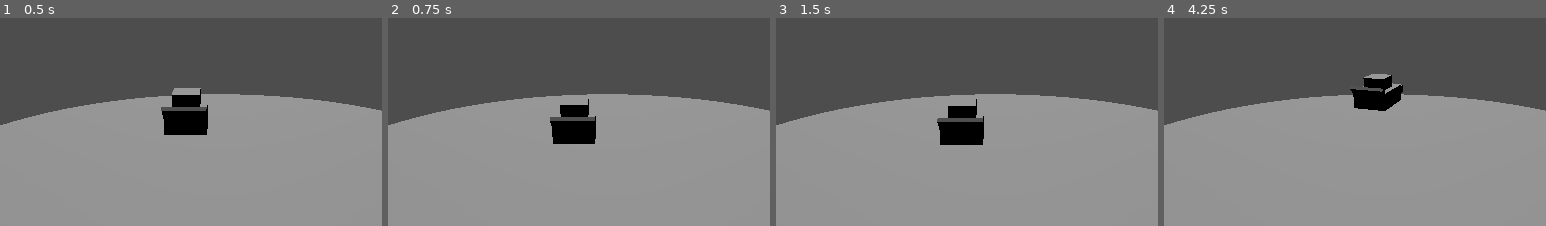
Above: before the commit, frames 1-4 (left to right).
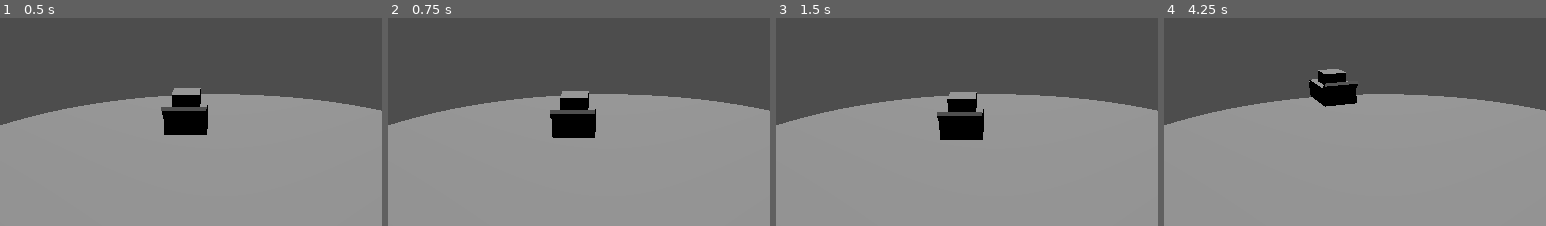
Above: after the commit, the same moments.

Repository: manuelsrleon/modcast
Game: Godot game, scene res://main.tscn
Same seed, same stepped clock (60 frames per second), same inputs: the game is played once before the commit and once after it.
Inputs:
- Up to frame 1 (0.5 s): no input
- Up to frame 2 (0.75 s): hold Right (turn_right) from 0.53 s (still down)
- Up to frame 3 (1.5 s): tap Enter at 1.25 s; release Right (turn_right) at 1.28 s; hold Down (reverse) from 1.28 s (still down)
- Up to frame 4 (4.25 s): release Down (reverse) at 2.03 s; hold Right (turn_right) 2.03-2.78 s; tap Space at 2.75 s; hold Up (accelerate) 2.78-3.53 s; hold Left (turn_left) from 3.53 s (still down)
The pictures show only the part of the screen within x 21-71%, y 0-50%; the shares and areas given below are measured in that part.

Frame 1 is identical in both runs. In frame 2, 1.3% of the frame differs, in the area x 42-55%, y 35-61%; in frame 3, 1.2%; in frame 4, 3.2%, in the area x 37-63%, y 24-45%.

Commit message:
Finish basic carController. Turn direction problems have been addressed

Diff:
--- a/demo/car-sumo/main.tscn
+++ b/demo/car-sumo/main.tscn
@@ -51,7 +51,7 @@
 [node name="Car" type="Node3D" parent="Player/Node3D"]
 
 [node name="CollisionShape3D" type="CollisionShape3D" parent="Player"]
-transform = Transform3D(1, 0, 0, 0, 0.99999994, 0, 0, 0, 0.99999994, 0, 0.12423301, 0)
+transform = Transform3D(1, 0, 0, 0, 0.99999994, 0, 0, 0, 0.99999994, 0, 0.008526683, 0)
 shape = SubResource("BoxShape3D_1bvp3")
 
 [node name="MeshInstance3D" type="MeshInstance3D" parent="Player"]
--- a/demo/car-sumo/player.gd
+++ b/demo/car-sumo/player.gd
@@ -6,7 +6,7 @@
 const DECELERATION = 10.0
 const BRAKE_STRENGTH = 15.0
 const TURN_SPEED = 4.0
-const MIN_TURN_SPEED = 2.0
+const MIN_TURN_SPEED = 1.0
 
 # Current car state
 var current_speed = 0.0
@@ -41,7 +41,7 @@
 
 	# Handle steering - only turn when moving
 	if abs(current_speed) > MIN_TURN_SPEED:
-		steering_angle = steer * TURN_SPEED
+		steering_angle = -(steer * TURN_SPEED)
 		rotate_y(steering_angle * delta * (current_speed / MAX_SPEED))
 
 	# Apply movement in the direction the car is facing
